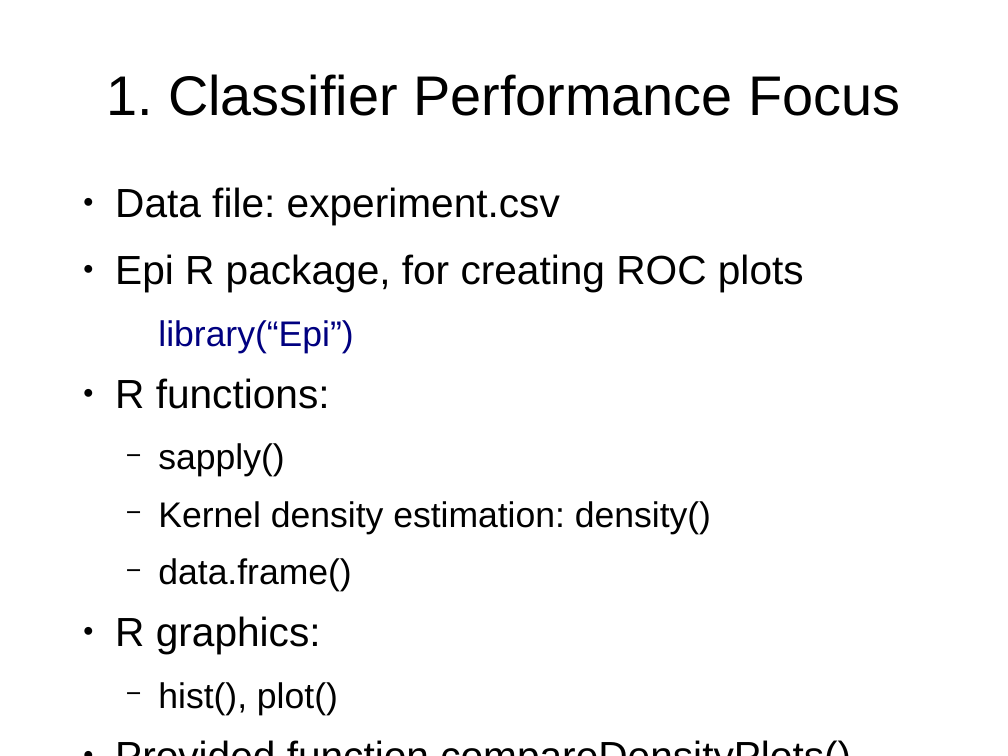
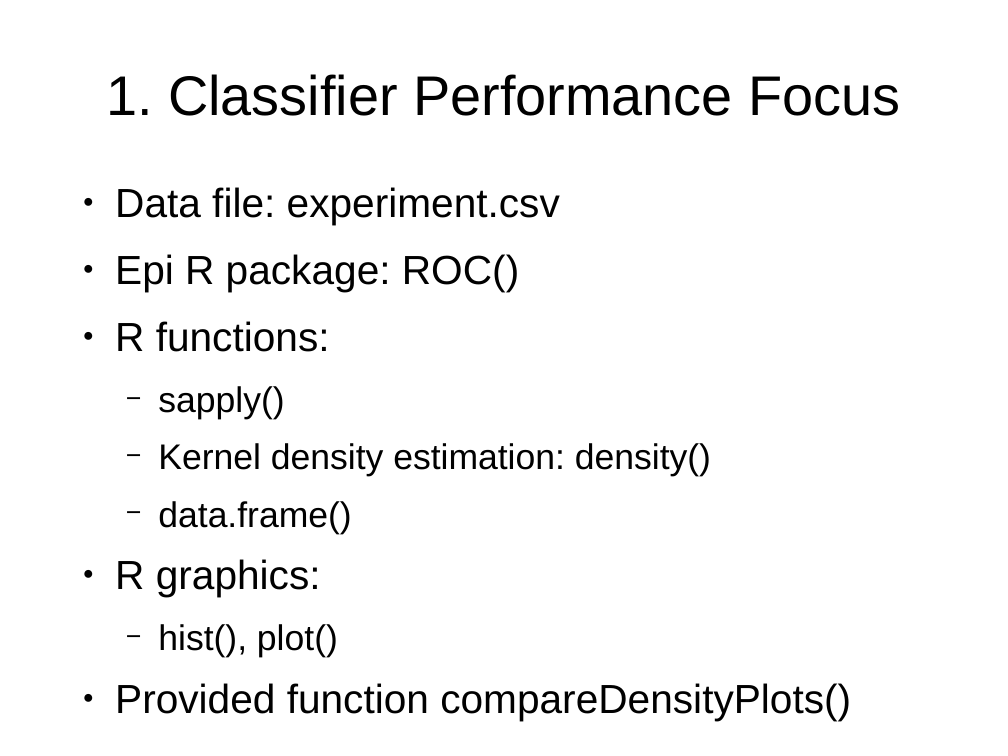
Before and after one commit to ubccr/hsws, a slide deck: slide 36 of slides/project-intro.odp (slide 35 before the commit). Drawn at 1008x756 pixels with LibreOffice and Linux fonts; fonts in the diff are those of the drawing. Boxes give left, top, right and bottom in pixels: in the first picture for what was removed or moved away, otherwise in the second. Text is boxed around its words. In the diff, an @@ line names an element or a change of style, - is before the commit and + after.

```diff
--- a/slides/project-intro.odp
+++ b/slides/project-intro.odp
@@ text at bbox=[115, 254, 519, 292]: text changed @@
-● Epi R package, for creating ROC plots
-  library(“Epi”)
+● Epi R package: ROC()
```
Also in this commit, not shown: 6 other slides changed, 3 slides added, 2 slides removed, 1 other file.
